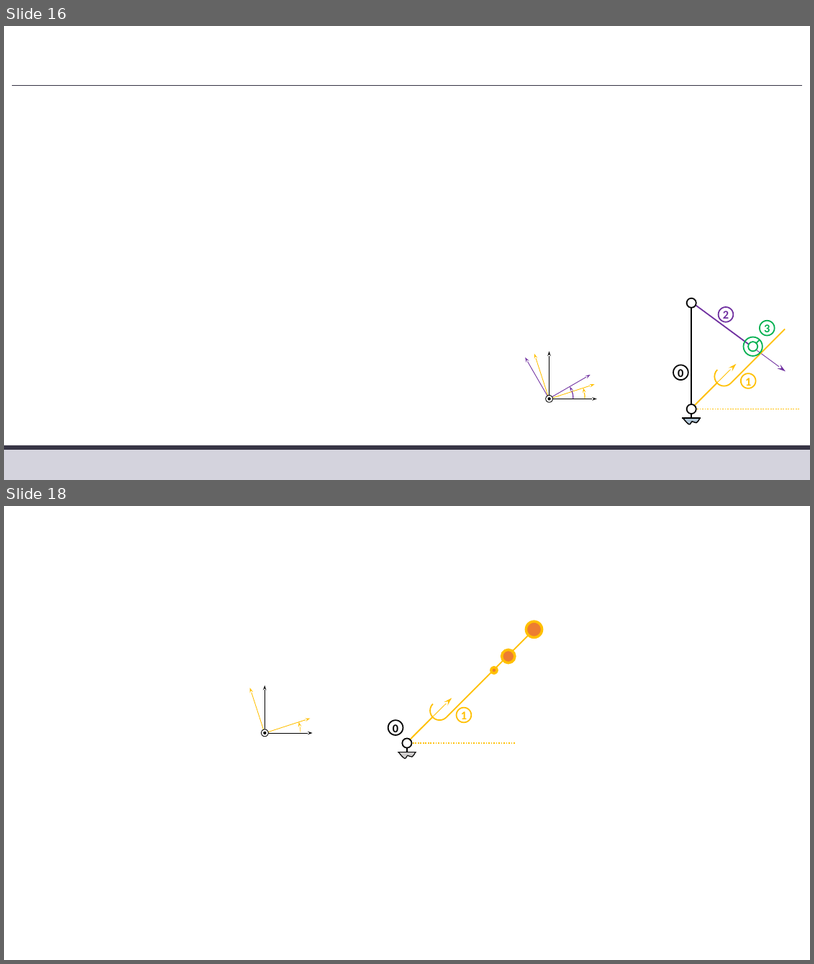
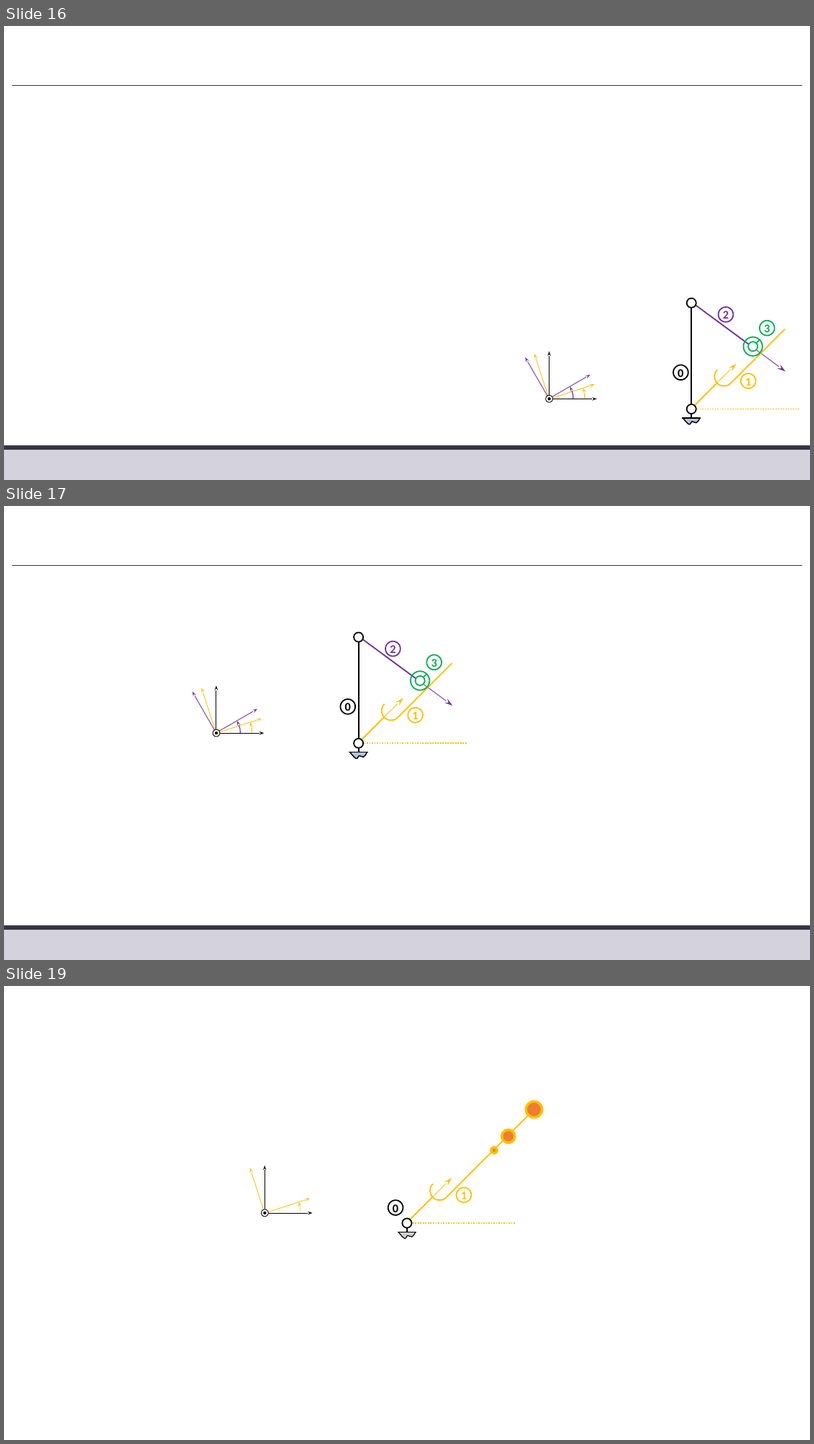
Before and after one commit to xpessoles/TP_Corriges, a slide deck: 19_Sympact/19_Sympact_Corrige.pptx. Shown one above the other, each under a label of ours: slides 16 and 18 before the commit, slides 16, 17 and 19 after it; the slides between them are not shown. The pictures are 814x964 and 814x1444 pixels, drawn with LibreOffice and Linux fonts; fonts in the diff are those of the drawing; background and template pictures are left out. Boxes give left, top, right and bottom in pixels: in the first picture for what was removed or moved away, otherwise in the second. Text is boxed around its words. In the diff, an @@ line names an element or a change of style, - is before the commit and + after.

```diff
--- a/19_Sympact/19_Sympact_Corrige.pptx
+++ b/19_Sympact/19_Sympact_Corrige.pptx
@@ slide 17 added at box(4, 506, 810, 960), background #FFFFFF; not listed: 3 template elements that a slide beside it also shows @@
@@ group added at box(181, 633, 467, 768): 10 ellipses, 8 arrows, 8 lines, 3 arc (boxed as its full ellipse)s, 1 freeform shape @@
+1
+0
+2
+3
@@ what was slide 18 is now slide 19 @@
```
Also in this commit, not shown: 1 slide changed, 1 other file.
